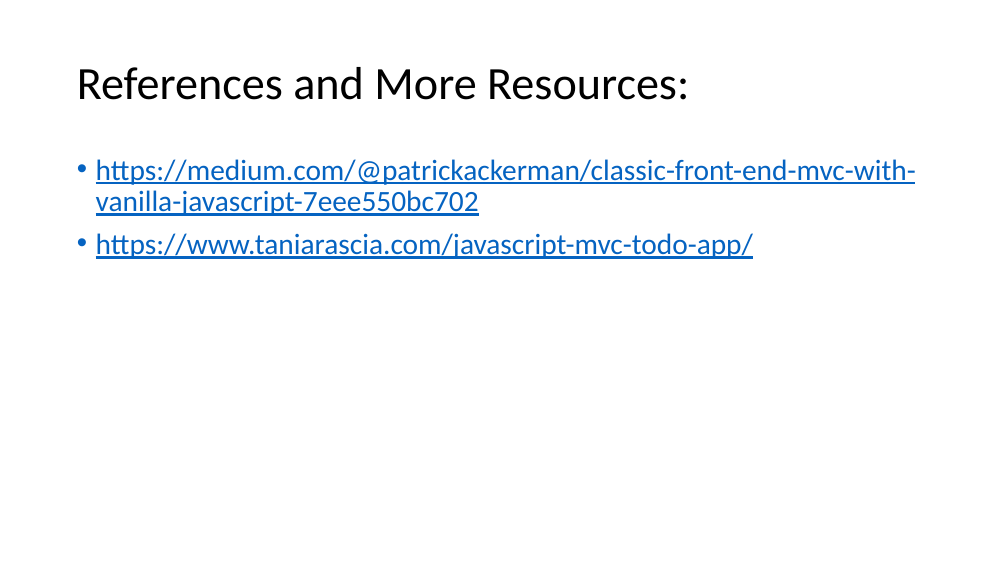
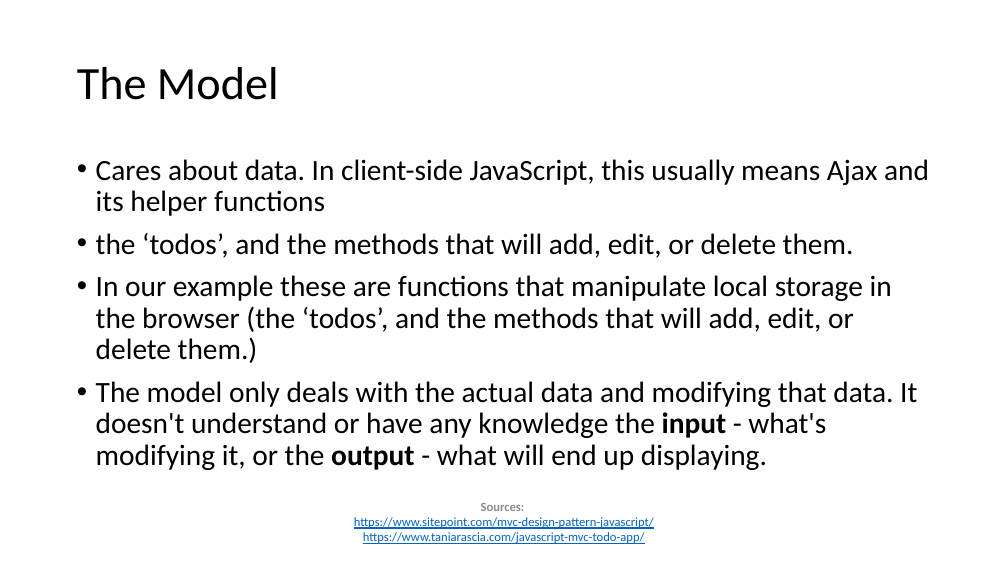
Before and after one commit to ctrachte/MVC-Vanilla-JS, a slide deck: slide 7 of MVC Paradigm in Vanilla JS.pptx (slide 4 before the commit). Drawn at 1008x567 pixels with LibreOffice and Linux fonts; fonts in the diff are those of the drawing. Boxes give left, top, right and bottom in pixels: in the first picture for what was removed or moved away, otherwise in the second. Text is boxed around its words. In the diff, an @@ line names an element or a change of style, - is before the commit and + after.

```diff
--- a/MVC Paradigm in Vanilla JS.pptx
+++ b/MVC Paradigm in Vanilla JS.pptx
@@ title at (x1=77, y1=67, x2=279, y2=100): text changed @@
-References and More Resources:
+The Model
@@ text at (x1=96, y1=159, x2=929, y2=470): text changed; text colour #0563C1 to #000000 @@
-• https://medium.com/@patrickackerman/classic-front-end-mvc-with-vanilla-javascript-7eee550bc702
-• https://www.taniarascia.com/javascript-mvc-todo-app/
+• Cares about data. In client-side JavaScript, this usually means Ajax and its helper functions
+• the ‘todos’, and the methods that will add, edit, or delete them.
+• In our example these are functions that manipulate local storage in the browser (the ‘todos’, and the methods that will add, edit, or delete them.)
+• The model only deals with the actual data and modifying that data. It doesn't understand or have any knowledge the input - what's modifying it, or the output - what will end up displaying.
@@ text added at (x1=354, y1=503, x2=654, y2=544), 12 pt, text #0563C1, underline @@
+Sources:
+https://www.sitepoint.com/mvc-design-pattern-javascript/
+https://www.taniarascia.com/javascript-mvc-todo-app/
```
Also in this commit, not shown: 3 other slides changed, 3 slides added, 1 other file.
